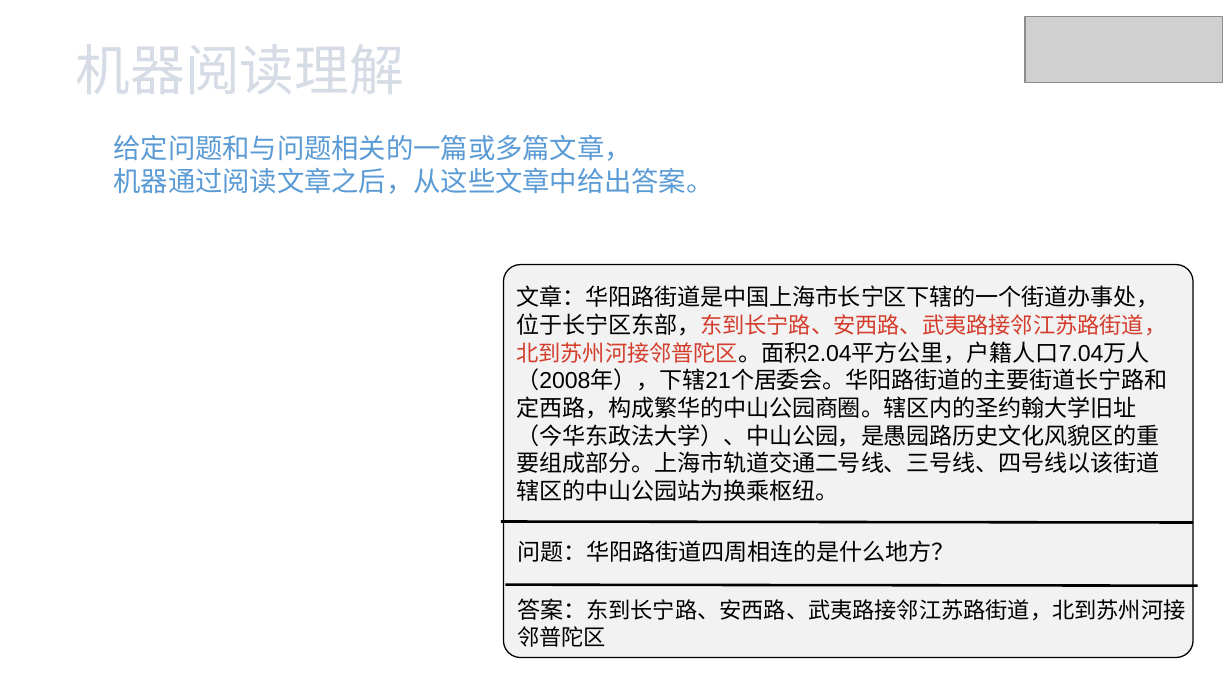
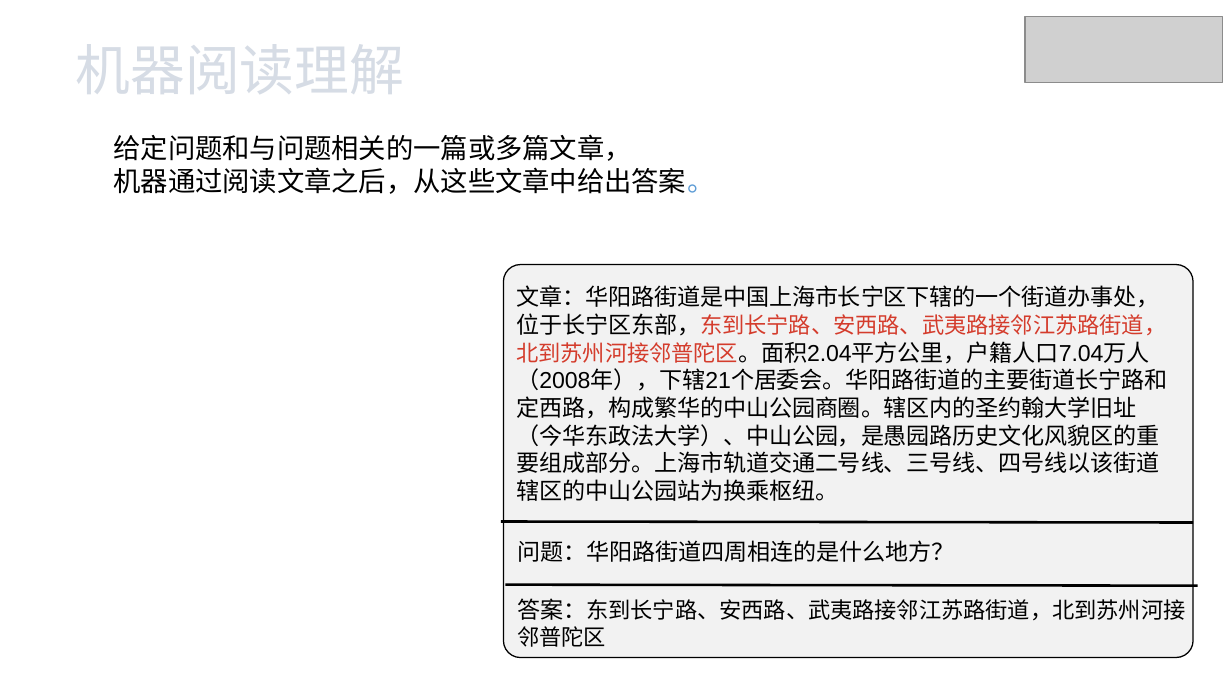
Before and after one commit to xhsun1997/ChineseMRC, a slide deck: slide 5 of 孙相会.pptx. Drawn at 1232x693 pixels with LibreOffice and Linux fonts; fonts in the diff are those of the drawing; grey boxes stand for pictures. Boxes give left, top, right and bottom in pixels: in the first picture for what was removed or moved away, otherwise in the second. Text is boxed around its words. In the diff, an @@ line names an element or a change of style, - is before the commit and + after.

```diff
--- a/孙相会.pptx
+++ b/孙相会.pptx
@@ text "给定问题和与问题相关的一篇或多篇文章，" at (113,134,714,194): text colour #5B9BD5 to #000000 @@
```
Also in this commit, not shown: 6 other slides changed, 7 slides added, 12 slides removed.
